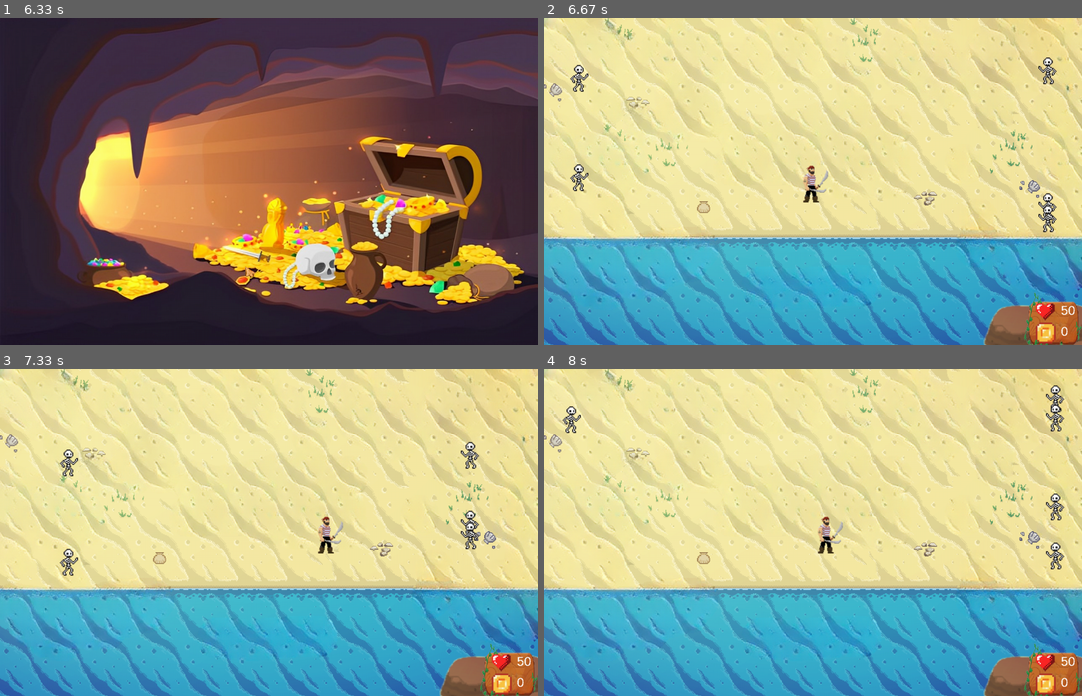
Above: before the commit, frames 1-4 (two rows, left to right).
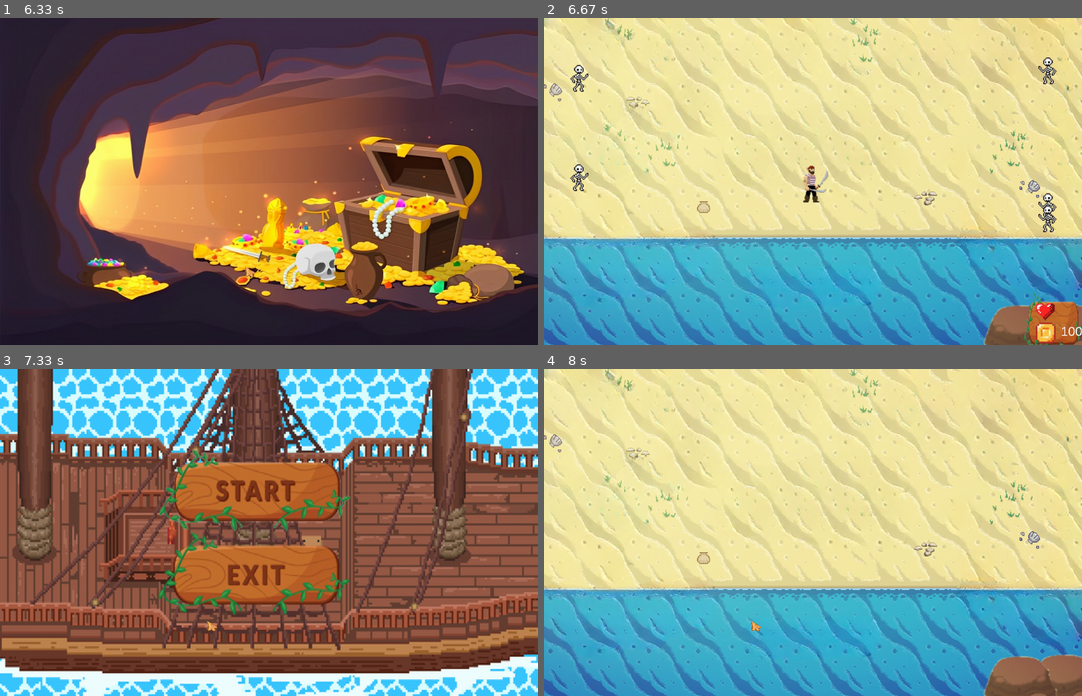
Above: after the commit, the same moments.

Repository: DasolLim/Pygame_Pirates
Game: pygame game, started from main.py
Same seed, same stepped clock (60 frames per second), same inputs: the game is played once before the commit and once after it.
Inputs (mouse positions are in pixels of both pictures, inside the frame that each line leads up to):
- Up to frame 1 (6.33 s): click (269, 181) at 0.38 s; tap C at 0.67, 5.67 s; tap F at 1, 3.67 s; tap T at 1.33, 6 s; tap B at 1.67 s; click (322, 253) at 2.05 s; click (102, 132) at 2.38 s; click (102, 256) at 2.72 s; click (349, 67) at 3.05 s; click (468, 295) at 3.38 s; click (129, 60) at 4.05 s; click (279, 70) at 4.38 s; click (139, 116) at 4.72 s; click (75, 171) at 5.05 s; click (242, 266) at 5.38 s
- Up to frame 2 (6.67 s): click (796, 125) at 6.38 s
- Up to frame 3 (7.33 s): hold Esc 6.67-7.13 s; hold Right 6.67-7.13 s; click (204, 620) at 7.22 s
- Up to frame 4 (8 s): hold Right from 7.67 s (still down); tap B at 7.82 s

Frame 1 is identical in both runs. In frame 2, 0.1% of the frame differs, in the area x 96-100%, y 87-98%; in frame 3, 100%, in the area x 0-100%, y 0-100%; in frame 4, 2.2%.

Commit message:
Co-authored-by: echao <elbertChao@users.noreply.github.com>

Diff:
--- a/main.py
+++ b/main.py
@@ -92,9 +92,49 @@
 # player health upgrade rectangle
 healthRect = pygame.Rect(550, 435, 45, 50)
 # player attack speed upgrade rectangle
-DamageRect = pygame.Rect(845, 300, 45, 50)
+damageRect = pygame.Rect(845, 300, 45, 50)
 # player _____ rectnagle
-LuckRect = pygame.Rect(845, 435, 45, 50)
+luckRect = pygame.Rect(845, 435, 45, 50)
+
+# ////////////////////////////////////////////////////////// #
+#            INITIALIZING GREY MENU ITEM BARS                #
+# ////////////////////////////////////////////////////////// #
+
+# Black Colour initally, switches to green once item purchased
+barColour = (0, 0, 0)  # Black
+upgradeColour = (0, 255, 0)
+# creating menu speed item bar
+# 27.25 -- Each increment width
+speedBarRect = pygame.Rect(435, 313, 115, 31)
+spdUpgradeRect = pygame.Rect(435, 313, 0, 31)
+spdUpgradeCount = 0
+spdCost = 5
+# creating menu health item bar
+# 23.75  -- Each increment width
+healthBarRect = pygame.Rect(455, 447, 101, 31)
+hlthUpgradeRect = pygame.Rect(455, 447, 0, 31)
+hlthUpgradeCount = 0
+hlthCost = 5
+# creating menu damage item bar
+# 25.25 -- Each increment width
+damageBarRect = pygame.Rect(738, 312, 107, 31)
+dmgUpgradeRect = pygame.Rect(738, 312, 0, 31)
+dmgUpgradeCount = 0
+dmgCost = 5
+# creating menu luck item bar
+# 25.50 -- Each increment width
+luckBarRect = pygame.Rect(738, 445, 108, 31)
+luckUpgradeRect = pygame.Rect(738, 445, 0, 31)
+luckUpgradeCount = 0
+luckCost = 5
+
+shopUpgradeCounts = [spdUpgradeCount, hlthUpgradeCount,
+                     dmgUpgradeCount, luckUpgradeCount]
+shopUpgradeCosts = [spdCost, hlthCost, dmgCost, luckCost]
+shopBarRects = [speedBarRect, healthBarRect, damageBarRect, luckBarRect]
+shopUpgradeRects = [spdUpgradeRect, hlthUpgradeRect,
+                    dmgUpgradeRect, luckUpgradeRect]
+maxUpgradeCount = 4
 
 # initializing font
 pygame.font.init()
@@ -137,7 +177,7 @@
     num_of_player = 1
     for x in range(num_of_player):
         player_group.add(gameSprites.Player(
-            "Pirate_Sprite_100x100.png", 50, 50, 0, 0))
+            "Pirate_Sprite_100x100.png", 50, 50, 0, 100))
 
 
 def initializeMobs():
@@ -164,14 +204,17 @@
         # initializing heart text
         global healthCount
         healthCount = player_group.sprites()[0].health
-        healthCountText = font.render(str(healthCount), False, (255, 255, 255))
+
+        # For now, remove the health count number text, replacing with heart images
+        # healthCountText = font.render(str(healthCount), False, (255, 255, 255))
+
         # displaying coin/health background
         screen.blit(textBackground_image, (1125, 570))
         # displaying coin info
         screen.blit(coinCountText, (1230, 730))
         screen.blit(coinImg, (1160, 720))
         # displaying heart info
-        screen.blit(healthCountText, (1230, 680))
+        # screen.blit(healthCountText, (1230, 680))
         screen.blit(heartImg, (1160, 665))
         # displaying player sprite
         screen.blit(player_group.sprites()[
@@ -182,8 +225,15 @@
             mob_group.update()
         mob_group.draw(screen)
 
+    # //////////////////////////////////////// #
     if shopPlaying:
         screen.blit(shopImg, shop_rect)
+
+        pygame.draw.rect(screen, upgradeColour, shopUpgradeRects[0])
+        pygame.draw.rect(screen, upgradeColour, shopUpgradeRects[1])
+        pygame.draw.rect(screen, upgradeColour, shopUpgradeRects[2])
+        pygame.draw.rect(screen, upgradeColour, shopUpgradeRects[3])
+    # //////////////////////////////////////// #
 
     # checking if mouse is within game window
     if pygame.mouse.get_focused() == True and loadPlaying or shopPlaying:
@@ -192,6 +242,24 @@
 
     # refreshing screen
     pygame.display.flip()
+
+
+# Reset shop upgrades
+def resetShop():
+    shopUpgradeRects[0].width = 0
+    shopUpgradeRects[1].width = 0
+    shopUpgradeRects[2].width = 0
+    shopUpgradeRects[3].width = 0
+
+    shopUpgradeCosts[0] = 5
+    shopUpgradeCosts[1] = 5
+    shopUpgradeCosts[2] = 5
+    shopUpgradeCosts[3] = 5
+
+    shopUpgradeCounts[0] = 0
+    shopUpgradeCounts[1] = 0
+    shopUpgradeCounts[2] = 0
+    shopUpgradeCounts[3] = 0
 
 # musicPlayer
 
@@ -281,7 +349,7 @@
             (x, y) = pygame.mouse.get_pos()
 
             # //////Debug///////#
-            # print(x, y)
+            print(x, y)
             # //////////////////#
 
             # checking collide point of mouse with start button
@@ -293,17 +361,15 @@
             if exitRect.collidepoint(x, y) and loadPlaying:
                 running = False
 
-        # open shop eventwith escape
+        # open shop event with escape key
         if keys[pygame.K_ESCAPE] and not loadPlaying and not shopPlaying:
             sceneBuilder("shop")
             shopPlaying = True
-        # close shop with escape
-        elif keys[pygame.K_ESCAPE] and not loadPlaying and shopPlaying:
-            shopPlaying = False
-            pygame.mixer.music.stop()
-
+
+        # shop button start and exit
         if event.type == pygame.MOUSEBUTTONDOWN:
             (posX, posY) = pygame.mouse.get_pos()
+
             # resume / start the game on start menu button press
             if menuStartRect.collidepoint(posX, posY) and shopPlaying:
                 shopPlaying = False
@@ -313,6 +379,52 @@
                 shopPlaying = False
                 loadPlaying = True
                 sceneBuilder("mainMenu")
+                resetShop()
+
+            if speedRect.collidepoint(posX, posY) and shopPlaying and coinCount >= shopUpgradeCosts[0]:
+                shopUpgradeCounts[0] += 1
+                player_group.sprites()[0].coins -= spdCost
+                shopUpgradeCosts[0] += 5
+                if shopUpgradeCounts[0] <= maxUpgradeCount:
+                    shopUpgradeRects[0].width += 28.75
+                    # Width needs to be incremented after
+                else:
+                    # Draw txt on screen saying Can't Upgrade anymore !
+                    print("error")
+
+            if healthRect.collidepoint(posX, posY) and shopPlaying and coinCount >= shopUpgradeCosts[1]:
+                shopUpgradeCounts[1] += 1
+                player_group.sprites()[0].coins -= spdCost
+                shopUpgradeCosts[1] += 5
+                if shopUpgradeCounts[1] <= maxUpgradeCount:
+                    shopUpgradeRects[1].width += 25.25
+                    # Width needs to be incremented after
+                else:
+                    # Draw txt on screen saying Can't Upgrade anymore !
+                    print("error")
+
+            if damageRect.collidepoint(posX, posY) and shopPlaying and coinCount >= shopUpgradeCosts[2]:
+                shopUpgradeCounts[2] += 1
+                player_group.sprites()[0].coins -= dmgCost
+                shopUpgradeCosts[2] += 5
+
+                if shopUpgradeCounts[2] <= maxUpgradeCount:
+                    shopUpgradeRects[2].width += 26.75
+                    # Width needs to be incremented after
+                else:
+                    # Draw txt on screen saying Can't Upgrade anymore !
+                    print("error")
+
+            if luckRect.collidepoint(posX, posY) and shopPlaying and coinCount >= shopUpgradeCosts[3]:
+                shopUpgradeCounts[3] += 1
+                player_group.sprites()[0].coins -= luckCost
+                shopUpgradeCosts[3] += 5
+                if shopUpgradeCounts[3] <= maxUpgradeCount:
+                    shopUpgradeRects[3].width += 27
+                    # Width needs to be incremented after
+                else:
+                    # Draw txt on screen saying Can't Upgrade anymore !
+                    print("error")
 
     # player movement
     if not shopPlaying:
